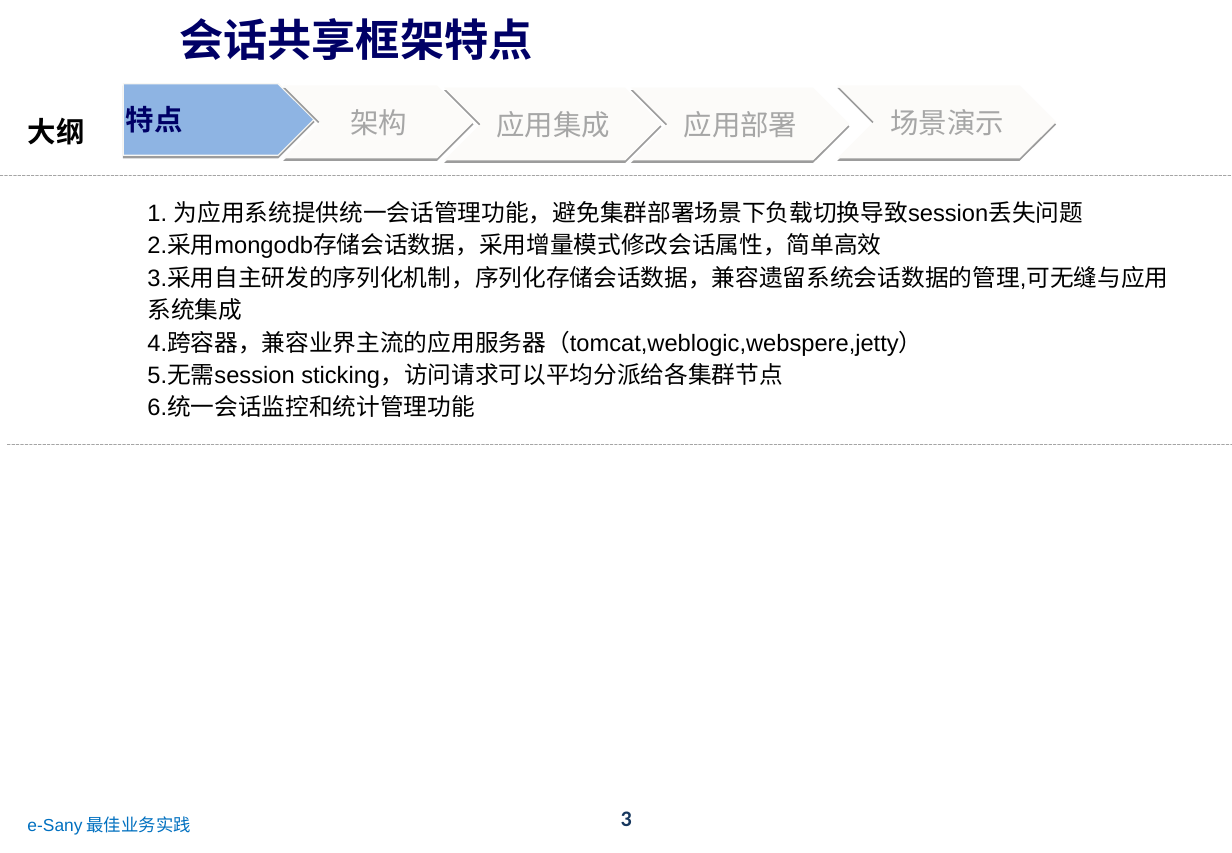
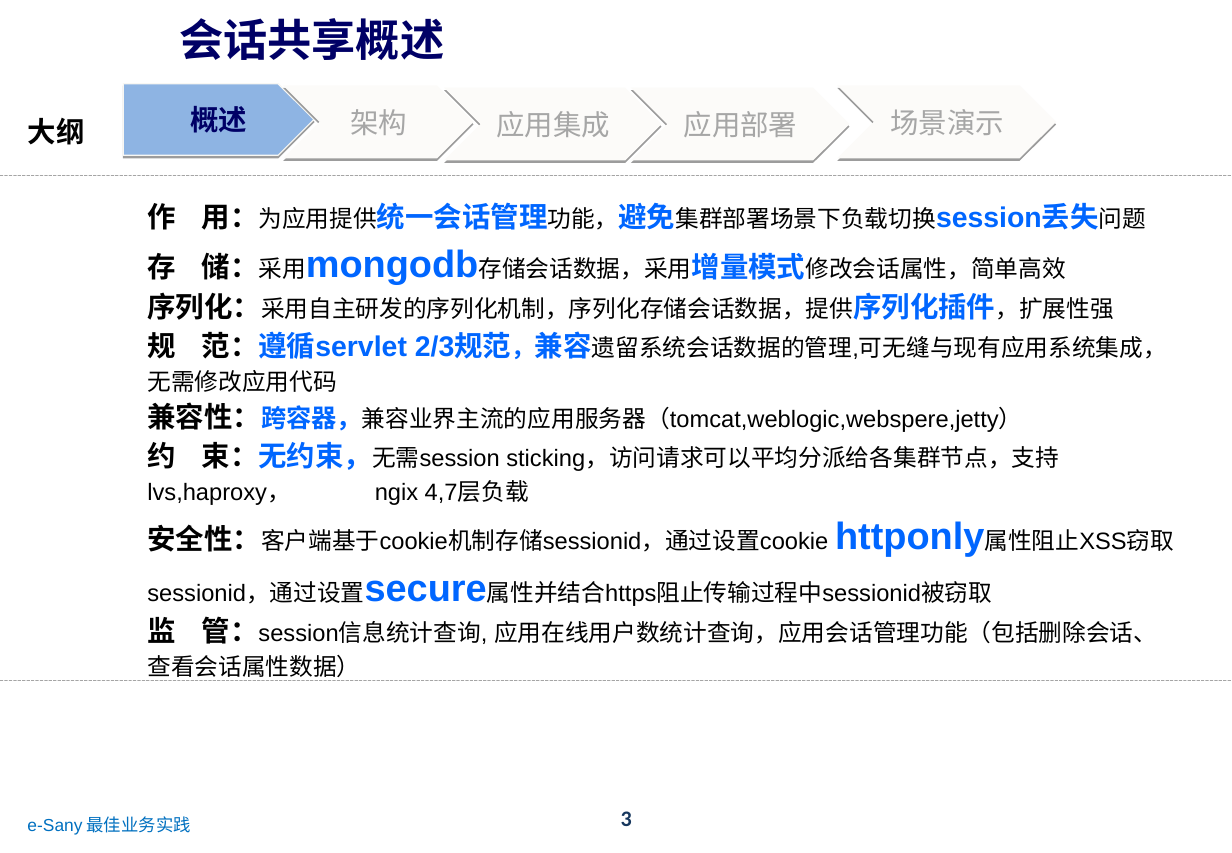
Before and after one commit to zhanght86/bboss-cms, a slide deck: slide 3 of 文档/SanyPDP平台会话共享介绍.ppt. Drawn at 1232x853 pixels with LibreOffice and Linux fonts; fonts in the diff are those of the drawing; background and template pictures are left out. Boxes give left, top, right and bottom in pixels: in the first picture for what was removed or moved away, otherwise in the second. Text is boxed around its words. In the diff, an @@ line names an element or a change of style, - is before the commit and + after.

Commit message:
完善登录失败提示信息 完善session管理文档 修复session共享bug

```diff
--- a/文档/SanyPDP平台会话共享介绍.ppt
+++ b/文档/SanyPDP平台会话共享介绍.ppt
@@ text at box(179, 18, 444, 60): text changed @@
-会话共享框架特点
+会话共享概述
@@ text in freeform shape at box(190, 106, 247, 133): text changed @@
-特点
+概述
@@ text at box(147, 202, 1167, 681): text changed @@
-1. 为应用系统提供统一会话管理功能，避免集群部署场景下负载切换导致session丢失问题
-2.采用mongodb存储会话数据，采用增量模式修改会话属性，简单高效
-3.采用自主研发的序列化机制，序列化存储会话数据，兼容遗留系统会话数据的管理,可无缝与应用系统集成
-4.跨容器，兼容业界主流的应用服务器（tomcat,weblogic,webspere,jetty）
-5.无需session sticking，访问请求可以平均分派给各集群节点
-6.统一会话监控和统计管理功能
+作 用：为应用提供统一会话管理功能，避免集群部署场景下负载切换session丢失问题
+存 储：采用mongodb存储会话数据，采用增量模式修改会话属性，简单高效
+序列化：采用自主研发的序列化机制，序列化存储会话数据，提供序列化插件，扩展性强
+规 范：遵循servlet 2/3规范，兼容遗留系统会话数据的管理,可无缝与现有应用系统集成， 无需修改应用代码
+兼容性：跨容器，兼容业界主流的应用服务器（tomcat,weblogic,webspere,jetty）
+约 束：无约束，无需session sticking，访问请求可以平均分派给各集群节点，支持lvs,haproxy， ngix 4,7层负载
+安全性：客户端基于cookie机制存储sessionid，通过设置cookie httponly属性阻止XSS窃取 sessionid，通过设置secure属性并结合https阻止传输过程中sessionid被窃取
+监 管：session信息统计查询, 应用在线用户数统计查询，应用会话管理功能（包括删除会话、 查看会话属性数据）
@@ line moved from (7, 444) - (1232, 444) to (0, 680) - (1231, 680) @@
```
Also in this commit, not shown: 9 other slides changed, 3 slides added, 9 other files.
